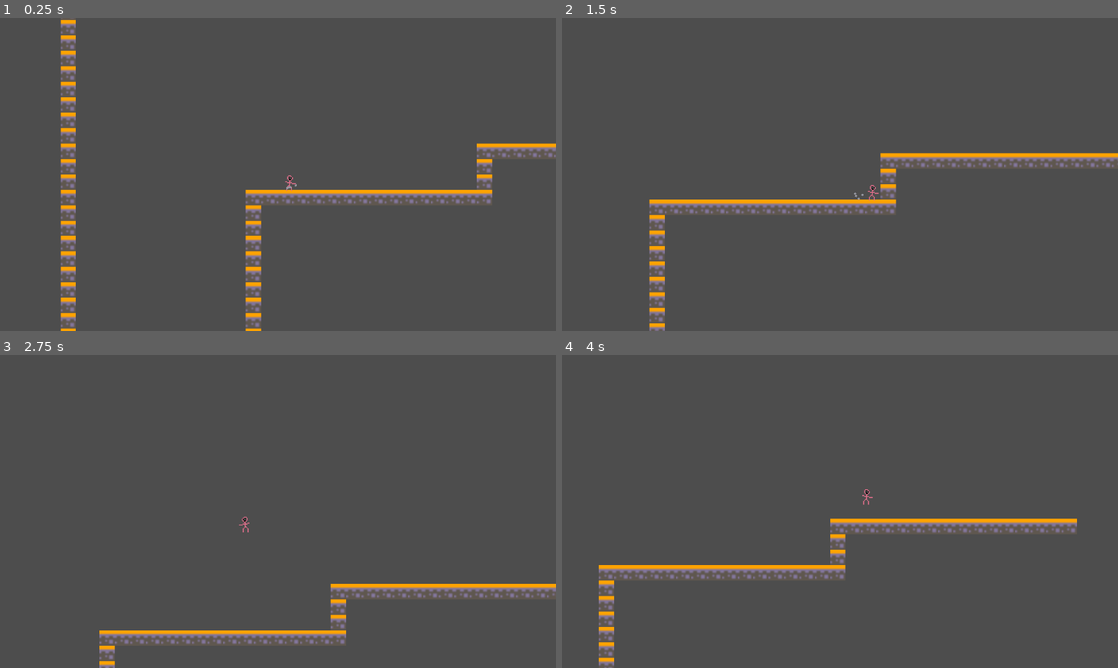
Above: before the commit, frames 1-4 (two rows, left to right).
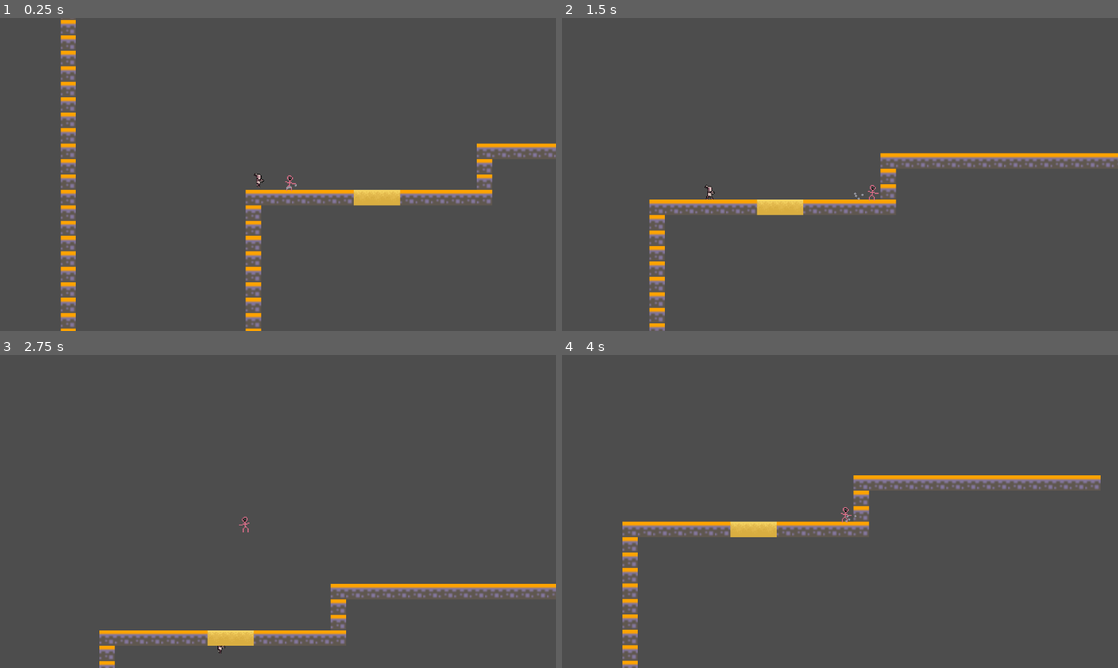
Above: after the commit, the same moments.

Repository: Miles-Miles2/2024Brackeys
Game: Godot game, scene res://test.tscn
The game is run twice, just before and just after one commit, with the same random seed, the same clock (stepped at 60 frames per second) and the same inputs. This scene is started directly instead of the project's main scene.
Inputs:
- Up to frame 1 (0.25 s): no input
- Up to frame 2 (1.5 s): hold W (jump) 0.53-1.28 s; hold D (move_right) from 0.53 s (still down); tap Shift (dash) at 0.6 s; tap W (jump) at 1.35 s
- Up to frame 3 (2.75 s): tap W (jump) at 1.52, 1.82 s; tap Shift (dash) at 1.55, 2.1 s; release D (move_right) at 2.03 s; hold A (move_left) from 2.03 s (still down); hold W (jump) from 2.03 s (still down)
- Up to frame 4 (4 s): release A (move_left) at 2.78 s; release W (jump) at 2.78 s; hold D (move_right) from 2.78 s (still down); tap Shift (dash) at 2.85 s; tap W (jump) at 3.02, 3.32 s; hold W (jump) from 3.53 s (still down)

The runs differ from the first frame. In frame 1, 0.5% of the frame differs, in the area x 45-72%, y 49-60%; in frame 2, 0.5%; in frame 3, 0.4%; in frame 4, 7.3%, in the area x 6-97%, y 38-100%.

Commit message:
merged mummy and quicksand

Diff:
--- /dev/null
+++ b/Assets/player.tscn
@@ -0,0 +1,132 @@
+[gd_scene load_steps=10 format=3 uid="uid://dmrjvpo3pd0qh"]
+
+[ext_resource type="Script" path="res://Scipts/player.gd" id="1_4gsat"]
+[ext_resource type="Texture2D" uid="uid://k0sb7c72p5eb" path="res://Assets/tmpChar.png" id="2_kdvre"]
+[ext_resource type="AudioStream" uid="uid://b5wxxqfbtl5t" path="res://Audio/sfx_jump_07-80241.mp3" id="3_x1lgl"]
+
+[sub_resource type="SpriteFrames" id="SpriteFrames_ye5og"]
+animations = [{
+"frames": [{
+"duration": 1.0,
+"texture": ExtResource("2_kdvre")
+}],
+"loop": true,
+"name": &"idle",
+"speed": 2.0
+}, {
+"frames": [{
+"duration": 1.0,
+"texture": ExtResource("2_kdvre")
+}],
+"loop": true,
+"name": &"jump",
+"speed": 5.0
+}, {
+"frames": [{
+"duration": 1.0,
+"texture": ExtResource("2_kdvre")
+}],
+"loop": true,
+"name": &"run",
+"speed": 5.0
+}]
+
+[sub_resource type="RectangleShape2D" id="RectangleShape2D_q57gs"]
+size = Vector2(8, 7)
+
+[sub_resource type="Animation" id="Animation_wvi3e"]
+length = 0.001
+tracks/0/type = "value"
+tracks/0/imported = false
+tracks/0/enabled = true
+tracks/0/path = NodePath("AnimatedSprite2D:frame")
+tracks/0/interp = 1
+tracks/0/loop_wrap = true
+tracks/0/keys = {
+"times": PackedFloat32Array(0),
+"transitions": PackedFloat32Array(1),
+"update": 0,
+"values": [1]
+}
+
+[sub_resource type="Animation" id="Animation_womsh"]
+resource_name = "slide"
+length = 0.7
+tracks/0/type = "value"
+tracks/0/imported = false
+tracks/0/enabled = true
+tracks/0/path = NodePath("AnimatedSprite2D:frame")
+tracks/0/interp = 1
+tracks/0/loop_wrap = true
+tracks/0/keys = {
+"times": PackedFloat32Array(0, 0.1, 0.2, 0.3, 0.4, 0.5, 0.6),
+"transitions": PackedFloat32Array(1, 1, 1, 1, 1, 1, 1),
+"update": 0,
+"values": [1, 2, 3, 4, 5, 6, 7]
+}
+
+[sub_resource type="AnimationLibrary" id="AnimationLibrary_ess8q"]
+_data = {
+"RESET": SubResource("Animation_wvi3e"),
+"slide": SubResource("Animation_womsh")
+}
+
+[sub_resource type="CircleShape2D" id="CircleShape2D_sc5cu"]
+radius = 1.0
+
+[node name="Player" type="CharacterBody2D" groups=["player"]]
+z_index = 1
+collision_layer = 3
+script = ExtResource("1_4gsat")
+DASH_VELOCITY = 250.0
+
+[node name="AnimatedSprite2D" type="AnimatedSprite2D" parent="."]
+texture_filter = 1
+position = Vector2(0, -5)
+scale = Vector2(0.5, 0.5)
+sprite_frames = SubResource("SpriteFrames_ye5og")
+animation = &"run"
+
+[node name="CollisionShape2D" type="CollisionShape2D" parent="."]
+position = Vector2(0, -5)
+shape = SubResource("RectangleShape2D_q57gs")
+
+[node name="Timer" type="Timer" parent="."]
+wait_time = 0.7
+
+[node name="AnimationPlayer" type="AnimationPlayer" parent="."]
+libraries = {
+"": SubResource("AnimationLibrary_ess8q")
+}
+
+[node name="jumpSFX" type="AudioStreamPlayer2D" parent="."]
+stream = ExtResource("3_x1lgl")
+volume_db = -20.0
+
+[node name="Area2D" type="Area2D" parent="."]
+
+[node name="CollisionShape2D" type="CollisionShape2D" parent="Area2D"]
+position = Vector2(0, -1)
+shape = SubResource("CircleShape2D_sc5cu")
+
+[node name="CPUParticles2D" type="CPUParticles2D" parent="."]
+position = Vector2(0, -1)
+emitting = false
+amount = 4
+lifetime = 0.3
+one_shot = true
+explosiveness = 0.87
+randomness = 0.08
+emission_shape = 3
+emission_rect_extents = Vector2(3.75, 1)
+direction = Vector2(0, -1)
+spread = 30.45
+gravity = Vector2(0, 500)
+initial_velocity_min = 40.0
+initial_velocity_max = 60.0
+angle_min = -577.0
+angle_max = 402.0
+color = Color(0.596078, 0.6, 0.639216, 1)
+
+[connection signal="timeout" from="Timer" to="." method="_on_timer_timeout"]
+[connection signal="body_exited" from="Area2D" to="." method="_on_area_2d_body_exited"]
--- /dev/null
+++ b/Scenes/quicksand_area.tscn
@@ -0,0 +1,6 @@
+[gd_scene load_steps=2 format=3 uid="uid://c0ka2jc4r4jil"]
+
+[ext_resource type="Script" path="res://Scipts/sand.gd" id="1_0aa6i"]
+
+[node name="Area2D" type="Area2D"]
+script = ExtResource("1_0aa6i")
--- /dev/null
+++ b/Scenes/sand.tscn
@@ -0,0 +1,8 @@
+[gd_scene load_steps=2 format=3 uid="uid://bjyv8em2skonq"]
+
+[ext_resource type="Texture2D" uid="uid://buyj3qe5cr8uy" path="res://Assets/sand.png" id="1_mhv8t"]
+
+[node name="Sand" type="Sprite2D"]
+texture_filter = 1
+scale = Vector2(0.5, 0.5)
+texture = ExtResource("1_mhv8t")
--- a/Scenes/test.tscn
+++ b/Scenes/test.tscn
@@ -1,8 +1,8 @@
-[gd_scene load_steps=5 format=3 uid="uid://dpj5chc3oslpr"]
+[gd_scene load_steps=5 format=3 uid="uid://dillj1cli5csl"]
 
 [ext_resource type="TileSet" uid="uid://cvybiv4kqocla" path="res://Assets/pico8.tres" id="1_opwwk"]
 [ext_resource type="PackedScene" uid="uid://cyl81q57f0qx2" path="res://Scenes/camera.tscn" id="2_cg3hi"]
-[ext_resource type="PackedScene" uid="uid://dhgatk0xaee0v" path="res://Scenes/player.tscn" id="3_c55b0"]
+[ext_resource type="PackedScene" uid="uid://dmrjvpo3pd0qh" path="res://Assets/player.tscn" id="3_c55b0"]
 [ext_resource type="PackedScene" uid="uid://bwktujbfadlfs" path="res://Scenes/enemy.tscn" id="4_0u4w7"]
 
 [node name="Node2D" type="Node2D"]
--- a/Scipts/player.gd
+++ b/Scipts/player.gd
@@ -7,14 +7,21 @@
 @onready var animated_sprite = $AnimatedSprite2D
 @onready var timer = $Timer
 @onready var jumpSFX = $jumpSFX
+@export var SPEED_MODIFIER = 1
+@export var MAX_QUICKSAND_SPEED: float
+
+
 
 var addVelocityDebounce: int = 0
 
+#dash
 var dashTime = 0
 var canDash = false
 
-@export var platformSpeedMultiplyer = 1
-@export var enemySpeedMultiplyer = 1
+#quicksand
+var isInQuicksand: bool = false
+var normalMovement: bool = true
+
 #@onready var animation_player = $AnimationPlayer
 
 # Get the gravity from the project settings to be synced with RigidBody nodes.
@@ -31,6 +38,8 @@
 	# Add the gravity.
 	addVelocityDebounce = max(0, addVelocityDebounce - 1)
 
+
+
 	var inputVector = Input.get_vector("move_left", "move_right", "jump", "down")
 
 	if dashTime > 0:
@@ -40,12 +49,12 @@
 		$CPUParticles2D.emitting = true
 		previouslyInAir = false
 
-	if not is_on_floor() and dashTime <= 0:
+	if not is_on_floor() and dashTime <= 0 and normalMovement:
 		#make falling after dashing slower
 		if velocity.y > 0 and not canDash == false:
-			velocity.y += gravity * delta * 1.2
+			velocity.y += gravity * delta * 1.2 * SPEED_MODIFIER
 		else:
-			velocity.y += gravity * delta
+			velocity.y += gravity * delta * SPEED_MODIFIER
 		previouslyInAir = true
 
 	# Handle jump.
@@ -53,7 +62,7 @@
 		jumpSFX.play()
 		velocity.y += JUMP_VELOCITY
 
-	if (Input.is_action_pressed("jump") and not is_on_floor() and dashTime <= 0):
+	if (Input.is_action_pressed("jump") and not is_on_floor() and dashTime <= 0 and normalMovement):
 		velocity.y -= gravity*0.4*delta
 
 	# Get the input direction and handle the movement/deceleration.
@@ -78,28 +87,34 @@
 		animated_sprite.play("jump")
 
 
+	if normalMovement:
+		if direction and dashTime <= 0:
+			if is_on_floor():
+				velocity.x = direction * SPEED * SPEED_MODIFIER
+			elif abs(velocity.x) < SPEED * SPEED_MODIFIER or abs(velocity.x + direction*delta*2000) < abs(velocity.x):
+				velocity.x += direction*delta*1000
 
-	if direction and dashTime <= 0:
-		if is_on_floor():
-			velocity.x = direction * SPEED
-		elif abs(velocity.x) < SPEED or abs(velocity.x + direction*delta*2000) < abs(velocity.x):
-			velocity.x += direction*delta*1000
+				#OLD CODE - allow speedup past max speed
+				'''
+				if abs(velocity.x + (direction * SPEED*0.1)) < SPEED:
+					velocity.x += direction * SPEED * 0.1 #min((direction * SPEED)*0.01, direction*SPEED - velocity.x)
+				elif abs(velocity.x	 + (direction * SPEED)*0.01) < abs(velocity.x):
+					velocity.x += (direction * SPEED)*0.01
+				'''
 
-			#OLD CODE - allow speedup past max speed
-			'''
-			if abs(velocity.x + (direction * SPEED*0.1)) < SPEED:
-				velocity.x += direction * SPEED * 0.1 #min((direction * SPEED)*0.01, direction*SPEED - velocity.x)
-			elif abs(velocity.x	 + (direction * SPEED)*0.01) < abs(velocity.x):
-				velocity.x += (direction * SPEED)*0.01
-			'''
+		else:
+			if is_on_floor() and dashTime <= 0:
+				velocity.x = 0
 
-	else:
-		if is_on_floor() and dashTime <= 0:
-			velocity.x = 0
+	if not normalMovement and isInQuicksand:
+		velocity.y += min(5, 15-velocity.y)
+		if Input.is_action_just_pressed("jump"):
+			velocity.y += JUMP_VELOCITY * 0.5
+		velocity.x += (direction*SPEED - velocity.x) * 0.2
 
 	#movement damping
 	if dashTime <= 0:
-		if abs(velocity.x) > SPEED:
+		if abs(velocity.x) > SPEED * SPEED_MODIFIER:
 			velocity.x *= 0.9
 
 	#   DASH
@@ -115,3 +130,13 @@
 	if Input.is_action_just_pressed("reset"):
 		Engine.time_scale = 1.0
 		get_tree().reload_current_scene()
+
+
+func enterQuicksand():
+	velocity.y = clamp(velocity.y, 1000, MAX_QUICKSAND_SPEED)
+	isInQuicksand = true
+	normalMovement = false
+
+func exitQuicksand():
+	isInQuicksand = false
+	normalMovement = true
--- /dev/null
+++ b/Scipts/sand.gd
@@ -0,0 +1,18 @@
+extends Node2D
+
+
+
+
+
+
+func _on_body_entered(body: Node2D) -> void:
+	if body.is_in_group("player"):
+		body.enterQuicksand()
+		print("player in quicksand")
+		body.SPEED_MODIFIER *= 0.2
+
+
+func _on_body_exited(body: Node2D) -> void:
+	if body.is_in_group("player"):
+		body.exitQuicksand()
+		body.SPEED_MODIFIER *= 5
--- a/test.tscn
+++ b/test.tscn
@@ -1,15 +1,21 @@
-[gd_scene load_steps=4 format=3 uid="uid://dpj5chc3oslpr"]
+[gd_scene load_steps=8 format=3 uid="uid://dpj5chc3oslpr"]
 
 [ext_resource type="TileSet" uid="uid://cvybiv4kqocla" path="res://Assets/pico8.tres" id="1_3hh0t"]
-[ext_resource type="PackedScene" uid="uid://dhgatk0xaee0v" path="res://Assets/player.tscn" id="2_4o0sj"]
+[ext_resource type="PackedScene" path="res://Scenes/player.tscn" id="2_4o0sj"]
 [ext_resource type="PackedScene" uid="uid://cyl81q57f0qx2" path="res://Scenes/camera.tscn" id="3_if4h5"]
+[ext_resource type="PackedScene" uid="uid://bwktujbfadlfs" path="res://Scenes/enemy.tscn" id="4_1a8i1"]
+[ext_resource type="Texture2D" uid="uid://buyj3qe5cr8uy" path="res://Assets/sand.png" id="5_kmdln"]
+[ext_resource type="PackedScene" uid="uid://c0ka2jc4r4jil" path="res://Scenes/quicksand_area.tscn" id="5_y2tq0"]
+
+[sub_resource type="RectangleShape2D" id="RectangleShape2D_u2yhs"]
+size = Vector2(48, 34)
 
 [node name="Node2D" type="Node2D"]
 
 [node name="TileMap" type="TileMap" parent="." groups=["ground"]]
 tile_set = ExtResource("1_3hh0t")
 format = 2
-layer_0/tile_data = PackedInt32Array(131072, 262144, 2, 1310 …(74 unchanged characters)… 1077, 262144, 2, 131078, 262144, 2, 131079, 262144, 2, 131080, 262144, 2, 131081, 262144, 2, 131082, 262144, 2, 131083, 262144, 2, 131084 …(1472 unchanged characters)…
+layer_0/tile_data = PackedInt32Array(131072, 262144, 2, 1310 …(74 unchanged characters)… 1077, 262144, 2, 131078, 262144, 2, 131082, 262144, 2, 131083, 262144, 2, 131084 …(1472 unchanged characters)…
 
 [node name="Camera" parent="." node_paths=PackedStringArray("player") instance=ExtResource("3_if4h5")]
 zoom = Vector2(3.995, 3.995)
@@ -17,3 +23,33 @@
 
 [node name="Player" parent="." instance=ExtResource("2_4o0sj")]
 position = Vector2(23, 0)
+collision_layer = 3
+
+[node name="Slime" parent="." instance=ExtResource("4_1a8i1")]
+position = Vector2(7, 11)
+
+[node name="Sand" type="Sprite2D" parent="."]
+position = Vector2(60, 20)
+scale = Vector2(0.5, 0.5)
+texture = ExtResource("5_kmdln")
+
+[node name="Sand2" type="Sprite2D" parent="."]
+position = Vector2(68, 20)
+scale = Vector2(0.5, 0.5)
+texture = ExtResource("5_kmdln")
+
+[node name="Sand3" type="Sprite2D" parent="."]
+position = Vector2(76, 20)
+scale = Vector2(0.5, 0.5)
+texture = ExtResource("5_kmdln")
+
+[node name="Area2D" parent="." instance=ExtResource("5_y2tq0")]
+position = Vector2(60, 20)
+scale = Vector2(0.5, 0.5)
+
+[node name="CollisionShape2D" type="CollisionShape2D" parent="Area2D"]
+position = Vector2(16, 9)
+shape = SubResource("RectangleShape2D_u2yhs")
+
+[connection signal="body_entered" from="Area2D" to="Area2D" method="_on_body_entered"]
+[connection signal="body_exited" from="Area2D" to="Area2D" method="_on_body_exited"]
Binary file added: Assets/sand.png
Not shown, added: Assets/sand.png.import
